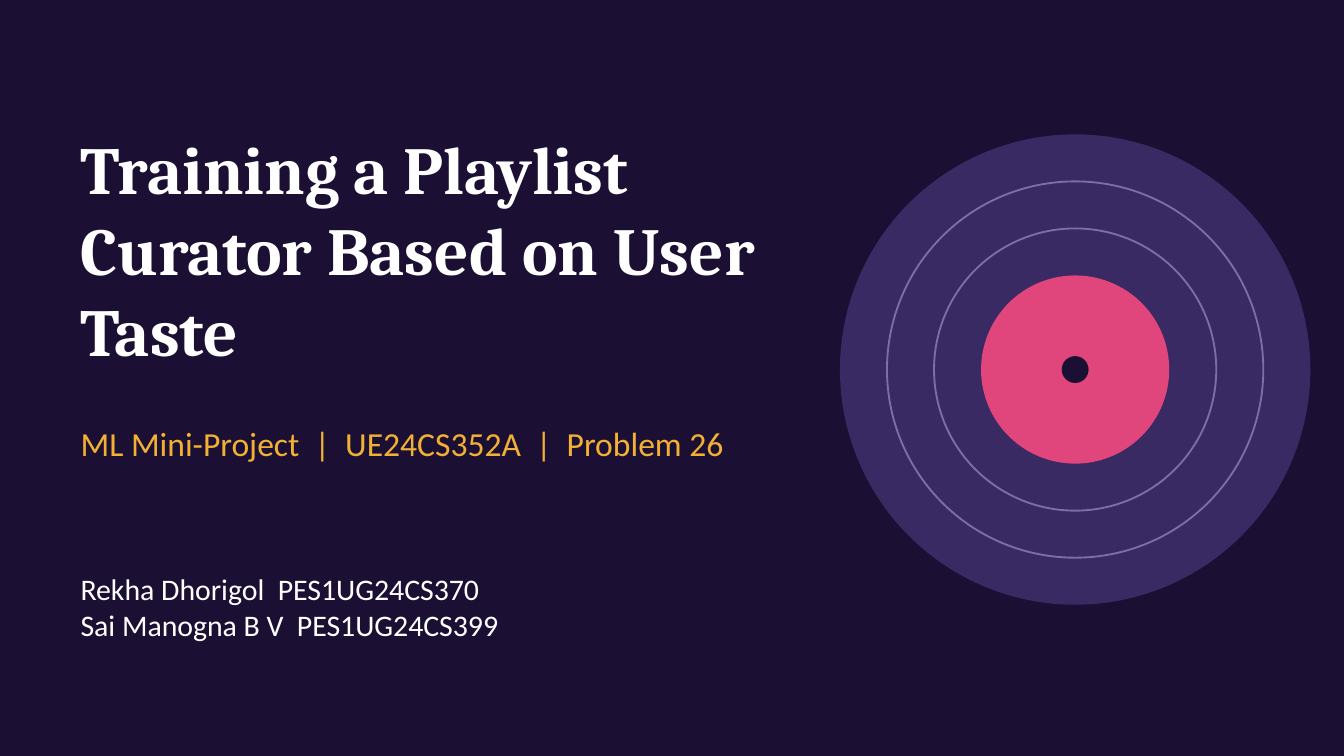
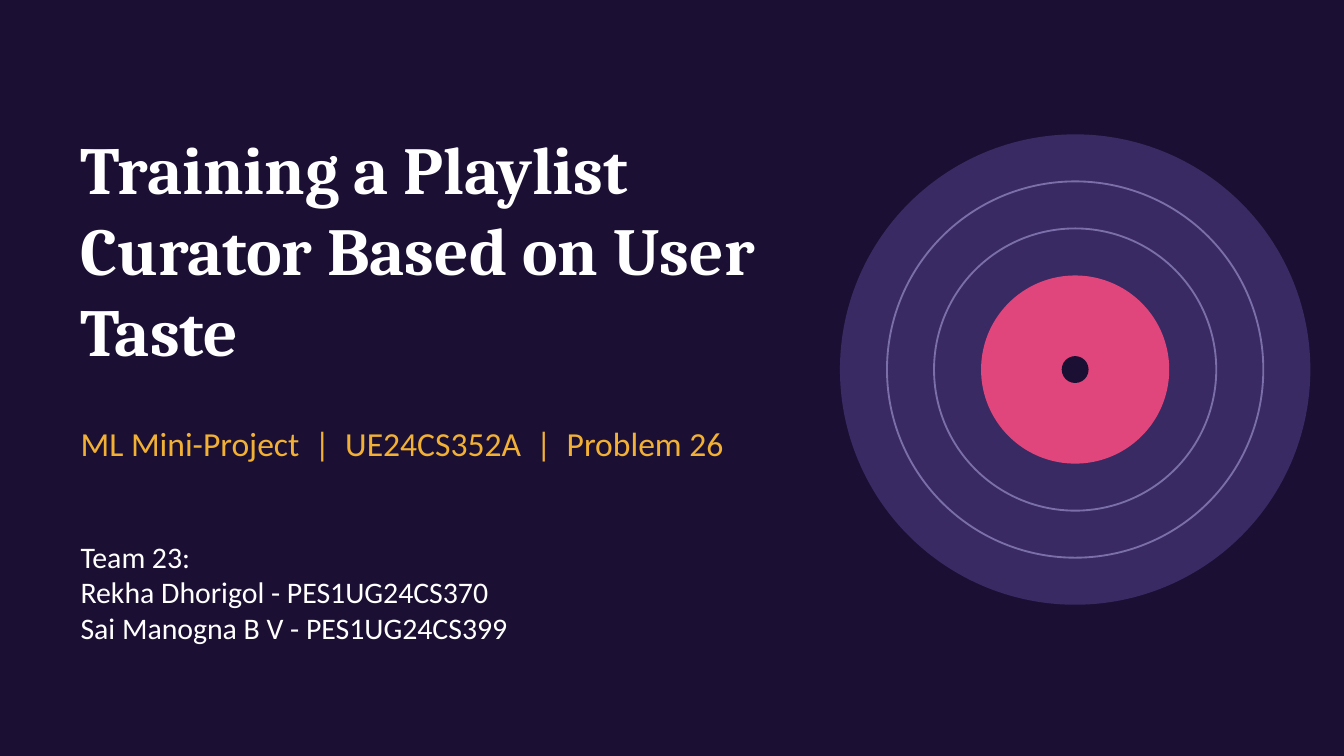
Before and after one commit to rekhadhorigol/ML-mini-project-playlist-curator, a slide deck: slide 1 of docs/Presentation_Team_23_final.pptx. Drawn at 1344x756 pixels with LibreOffice and Linux fonts; fonts in the diff are those of the drawing. Boxes give left, top, right and bottom in pixels: in the first picture for what was removed or moved away, otherwise in the second. Text is boxed around its words. In the diff, an @@ line names an element or a change of style, - is before the commit and + after.

```diff
--- a/docs/Presentation_Team_23_final.pptx
+++ b/docs/Presentation_Team_23_final.pptx
@@ text at (81, 548, 507, 644): text changed @@
-Rekha Dhorigol PES1UG24CS370
-Sai Manogna B V PES1UG24CS399
+Team 23:
+Rekha Dhorigol - PES1UG24CS370
+Sai Manogna B V - PES1UG24CS399
```
Also in this commit, not shown: 13 other slides changed, 2 slides removed.
